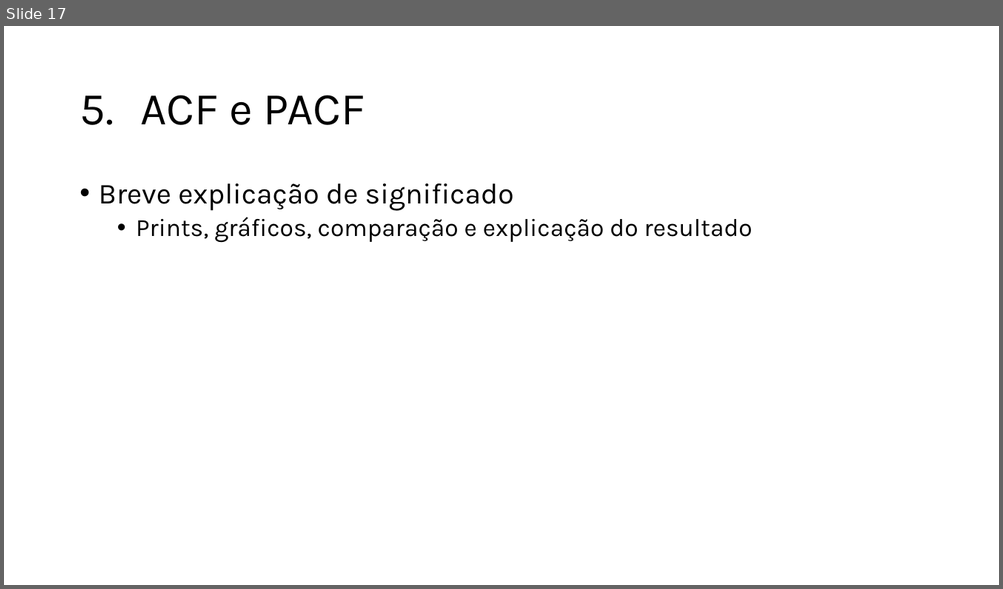
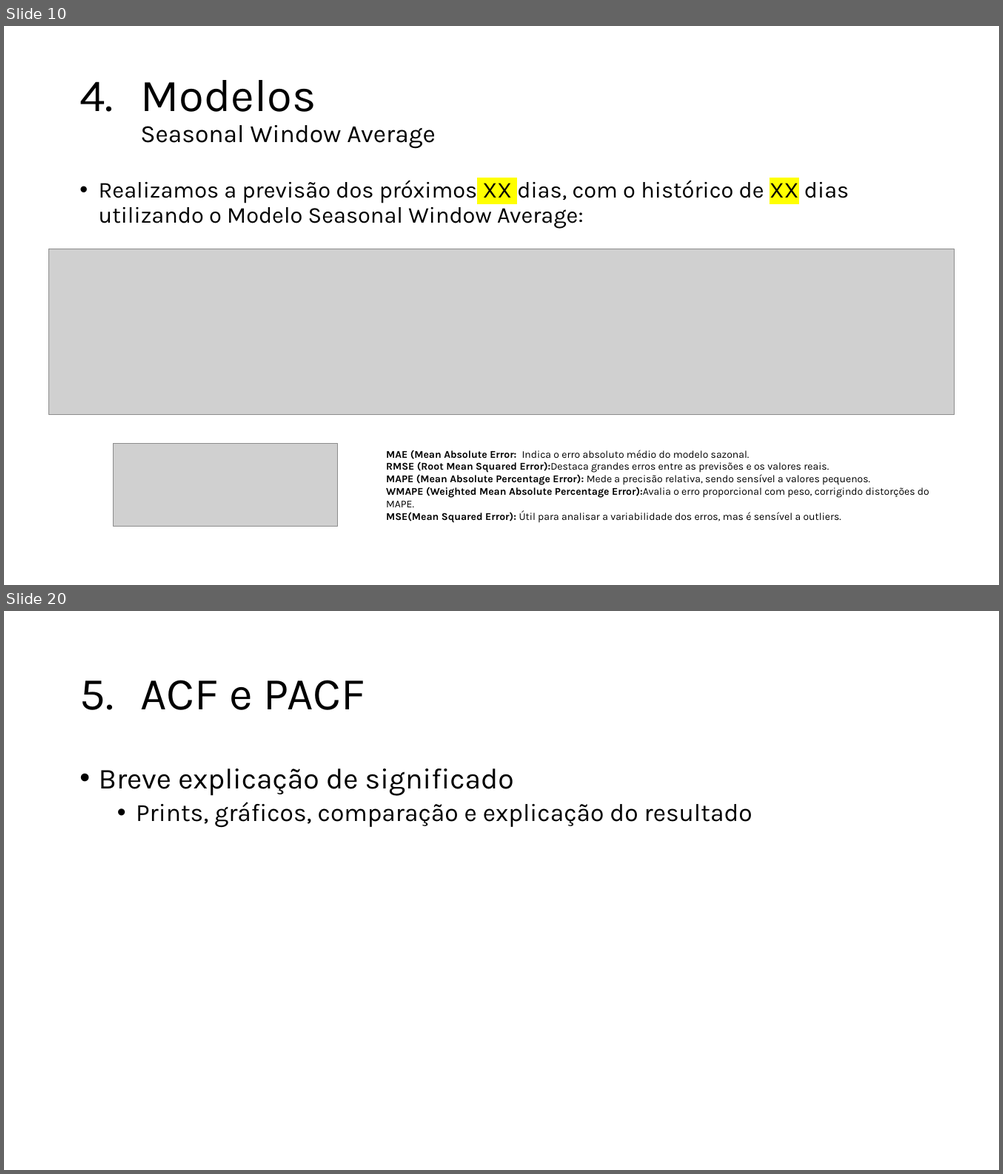
Before and after one commit to jdlmauricio/techalleg_fase_2, a slide deck: Tech Challenge 2.pptx. Shown one above the other, each under a label of ours: slide 17 before the commit, slides 10 and 20 after it; the slides between them are not shown. The pictures are 1003x589 and 1003x1174 pixels, drawn with LibreOffice and Linux fonts; fonts in the diff are those of the drawing; grey boxes stand for pictures; background and template pictures are left out. Boxes give left, top, right and bottom in pixels: in the first picture for what was removed or moved away, otherwise in the second. Text is boxed around its words. In the diff, an @@ line names an element or a change of style, - is before the commit and + after.

```diff
--- a/Tech Challenge 2.pptx
+++ b/Tech Challenge 2.pptx
@@ slide 10 added at (4,26,999,585), background picture (left out) @@
@@ title added at (140,80,435,149), 24 pt, text #000000 @@
+4. Modelos
+   Seasonal Window Average
@@ text added at (99,180,848,228), 22 pt, text #000000 @@
+• Realizamos a previsão dos próximos XX dias, com o histórico de XX dias utilizando o Modelo Seasonal Window Average:
@@ picture added at (48,249,954,415) @@
@@ picture added at (113,444,338,527) @@
@@ text added at (386,450,929,523), 10 pt, text #000000 @@
+MAE (Mean Absolute Error: Indica o erro absoluto médio do modelo sazonal.
+RMSE (Root Mean Squared Error):Destaca grandes erros entre as previsões e os valores reais.
+MAPE (Mean Absolute Percentage Error): Mede a precisão relativa, sendo sensível a valores pequenos.
+WMAPE (Weighted Mean Absolute Percentage Error):Avalia o erro proporcional com peso, corrigindo distorções do MAPE.
+MSE(Mean Squared Error): Útil para analisar a variabilidade dos erros, mas é sensível a outliers.
@@ what was slide 17 is now slide 20 @@
```
Also in this commit, not shown: 5 slides changed, 13 other slides added, 11 slides removed.
